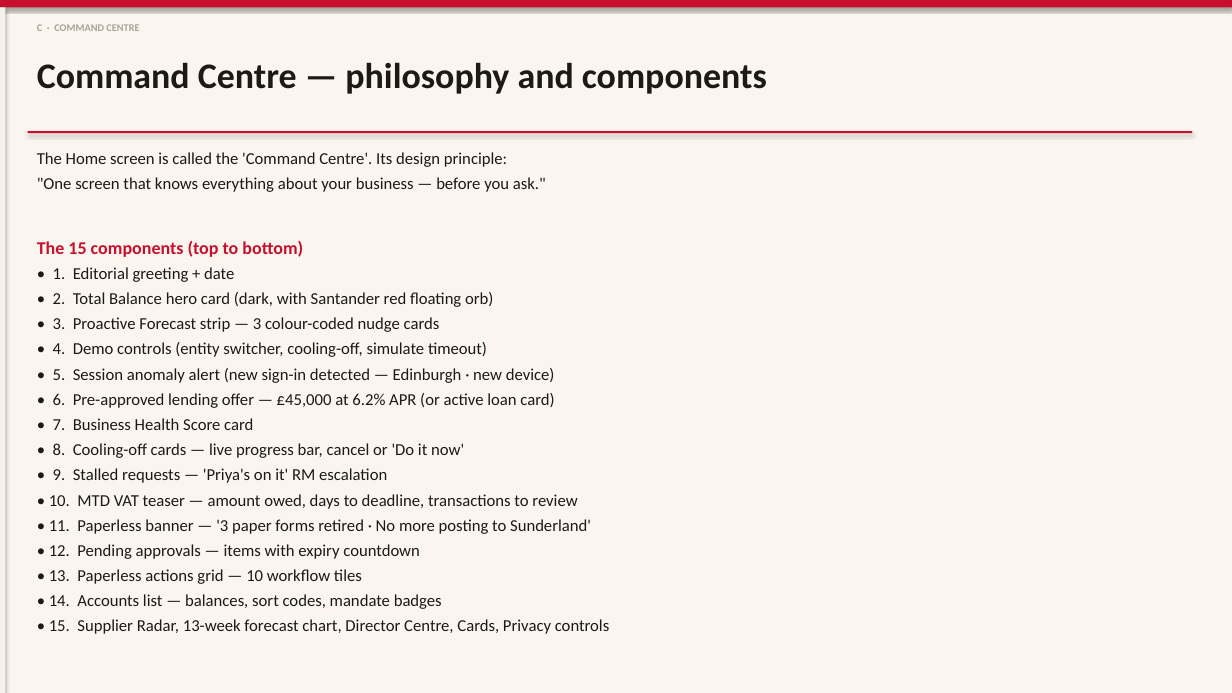
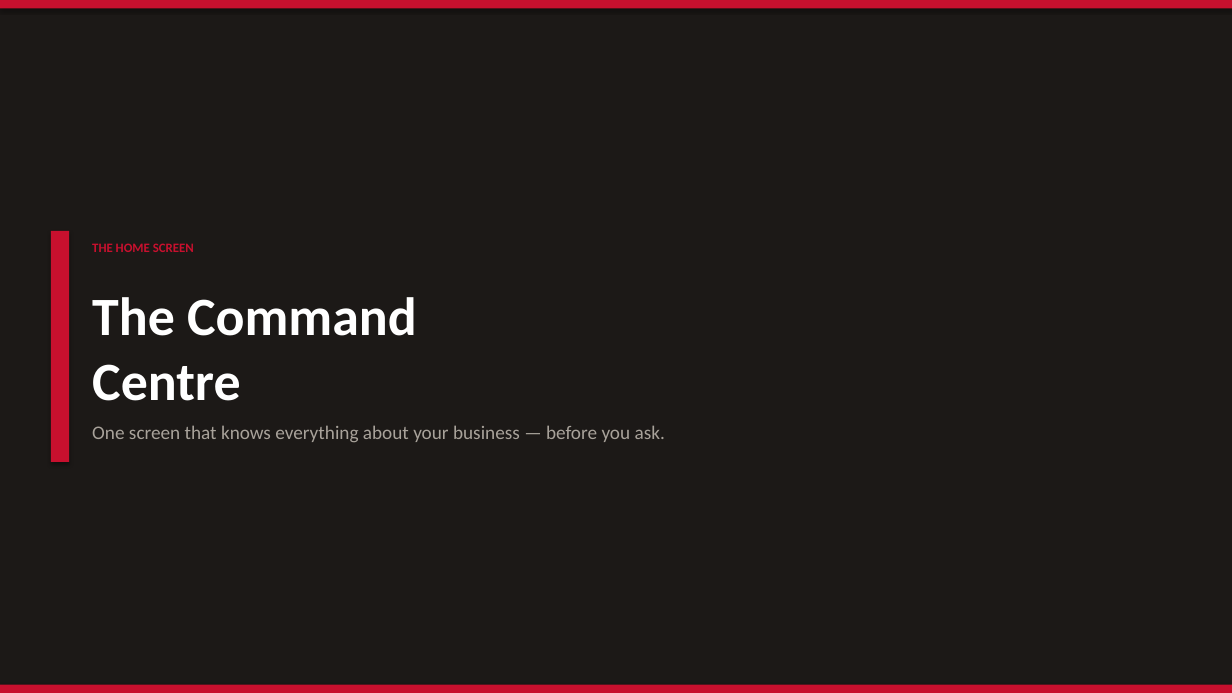
Before and after one commit to imscots-ui/santander, a slide deck: slide 5 of Santander_LimitedCompany_Walkthrough.pptx (slide 11 before the commit). Drawn at 1232x693 pixels with LibreOffice and Linux fonts; fonts in the diff are those of the drawing. Boxes give left, top, right and bottom in pixels: in the first picture for what was removed or moved away, otherwise in the second. Text is boxed around its words. In the diff, an @@ line names an element or a change of style, - is before the commit and + after.

```diff
--- a/Santander_LimitedCompany_Walkthrough.pptx
+++ b/Santander_LimitedCompany_Walkthrough.pptx
@@ rectangle at <box>0,0,1232,693</box>: fill #FAF6EF to #1C1917 @@
@@ rectangle removed at <box>0,7,6,693</box> @@
@@ text removed at <box>37,62,767,94</box> @@
-Command Centre — philosophy and components
@@ text removed at <box>37,152,610,634</box> @@
-The Home screen is called the 'Command Centre'. Its design principle:
-"One screen that knows everything about your business — before you ask."
-The 15 components (top to bottom)
-• 1. Editorial greeting + date
-• 2. Total Balance hero card (dark, with Santander red floating orb)
-• 3. Proactive Forecast strip — 3 colour-coded nudge cards
-• 4. Demo controls (entity switcher, cooling-off, simulate timeout)
-• 5. Session anomaly alert (new sign-in detected — Edinburgh · new device)
-• 6. Pre-approved lending offer — £45,000 at 6.2% APR (or active loan card)
-• 7. Business Health Score card
-• 8. Cooling-off cards — live progress bar, cancel or 'Do it now'
-• 9. Stalled requests — 'Priya's on it' RM escalation
-• 10. MTD VAT teaser — amount owed, days to deadline, transactions to review
-• 11. Paperless banner — '3 paper forms retired · No more posting to Sunderland'
-• 12. Pending approvals — items with expiry countdown
-• 13. Paperless actions grid — 10 workflow tiles
-• 14. Accounts list — balances, sort codes, mandate badges
-• 15. Supplier Radar, 13-week forecast chart, Director Centre, Cards, Privacy controls
@@ rectangle added at <box>51,231,69,462</box>, fill #C8102E @@
@@ text added at <box>92,243,194,252</box>, 10 pt, text #C8102E, bold @@
+THE HOME SCREEN
@@ text at <box>92,297,417,401</box>: text changed; size 8 to 42 pt; text colour #A8A299 to #FFFFFF @@
-C · COMMAND CENTRE
+The Command
+Centre
@@ text added at <box>92,425,665,442</box>, 15 pt, text #A8A29A @@
+One screen that knows everything about your business — before you ask.
@@ rectangle: place and size @@
-rectangle at <box>28,131,1192,133</box>
+rectangle at <box>0,685,1232,693</box>
```
Also in this commit, not shown: 1 other slide changed, 19 slides added, 29 slides removed, 6 other files.
